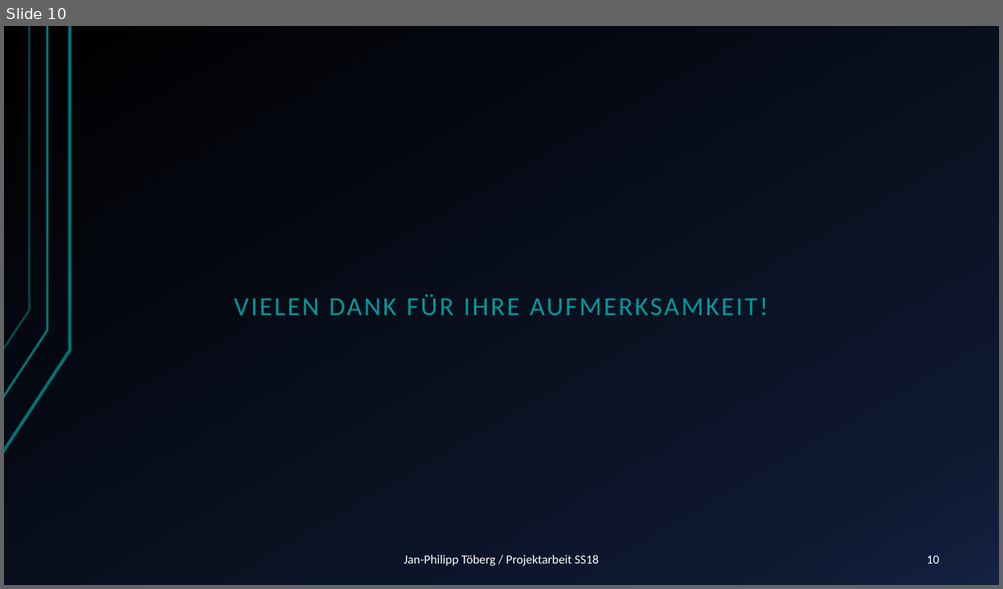
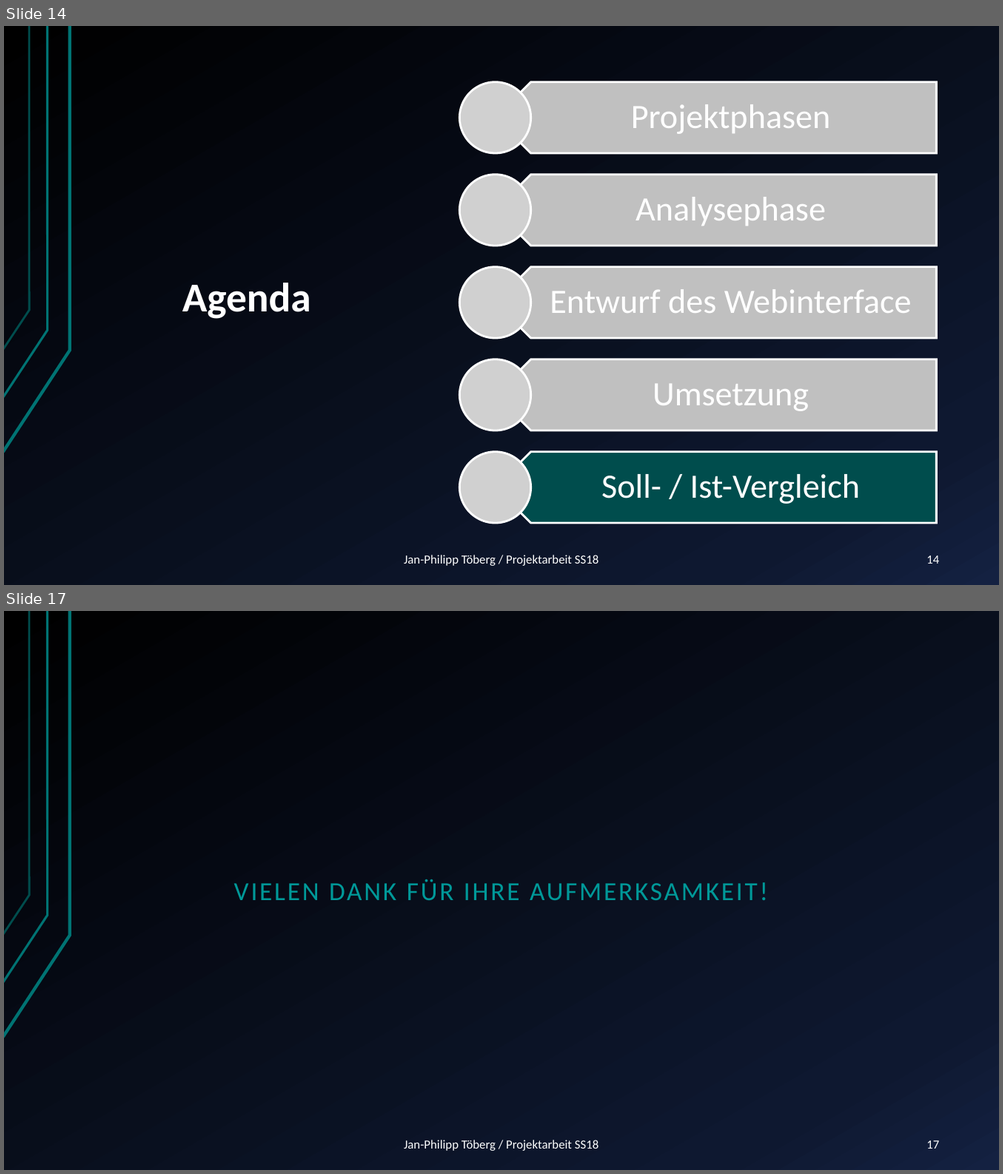
Before and after one commit to Janfiderheld/Drahtloses-Tuerschild-PA, a slide deck: Dokumentation/Kolloquium Janfi.pptx. Shown one above the other, each under a label of ours: slide 10 before the commit, slides 14 and 17 after it; the slides between them are not shown. The pictures are 1003x589 and 1003x1174 pixels, drawn with LibreOffice and Linux fonts; fonts in the diff are those of the drawing; grey boxes stand for pictures. Boxes give left, top, right and bottom in pixels: in the first picture for what was removed or moved away, otherwise in the second. Text is boxed around its words. In the diff, an @@ line names an element or a change of style, - is before the commit and + after.

```diff
--- a/Dokumentation/Kolloquium Janfi.pptx
+++ b/Dokumentation/Kolloquium Janfi.pptx
@@ slide 14 added at [4,26,999,585], background gradient #000000 to #0F1931 to #142242; not listed: 3 template elements that a slide beside it also shows @@
@@ title added at [182,283,311,319], 39.6 pt, text #FFFFFF, bold @@
+Agenda
@@ group added at [459,82,936,524]: 5 pentagon arrows, 5 texts, 5 pictures @@
+Projektphasen
+Analysephase
+Entwurf des Webinterface
+Umsetzung
+Soll- / Ist-Vergleich
@@ text added at [404,555,598,566], 12 pt, text #FFFFFF @@
+Jan-Philipp Töberg / Projektarbeit SS18
@@ page number added at [926,556,939,564], 12 pt, text #FFFFFF @@
+14
@@ what was slide 10 is now slide 17 @@
@@ page number at [926,1141,939,1149]: text changed @@
-10
+17
```
Also in this commit, not shown: 5 slides changed, 6 other slides added.
